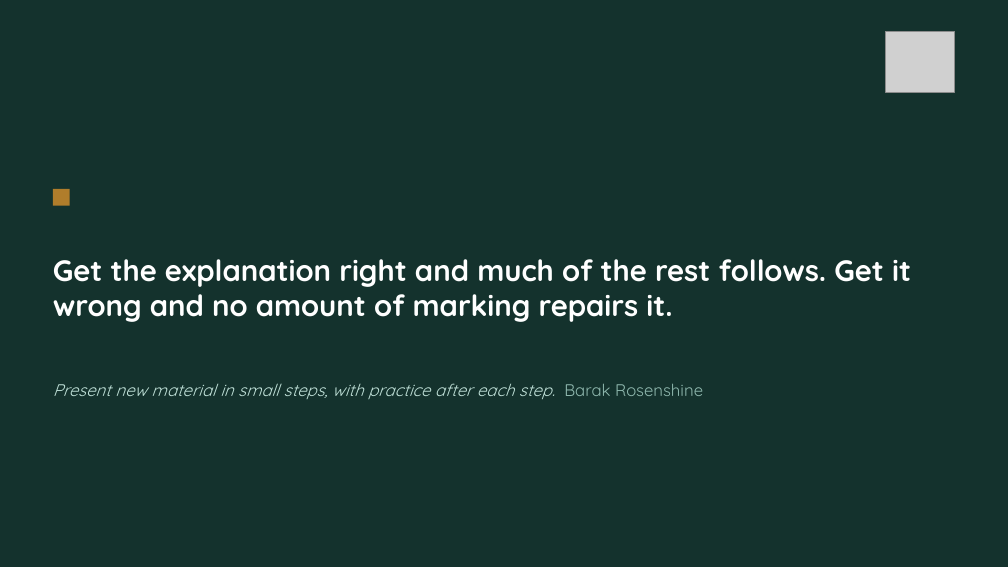
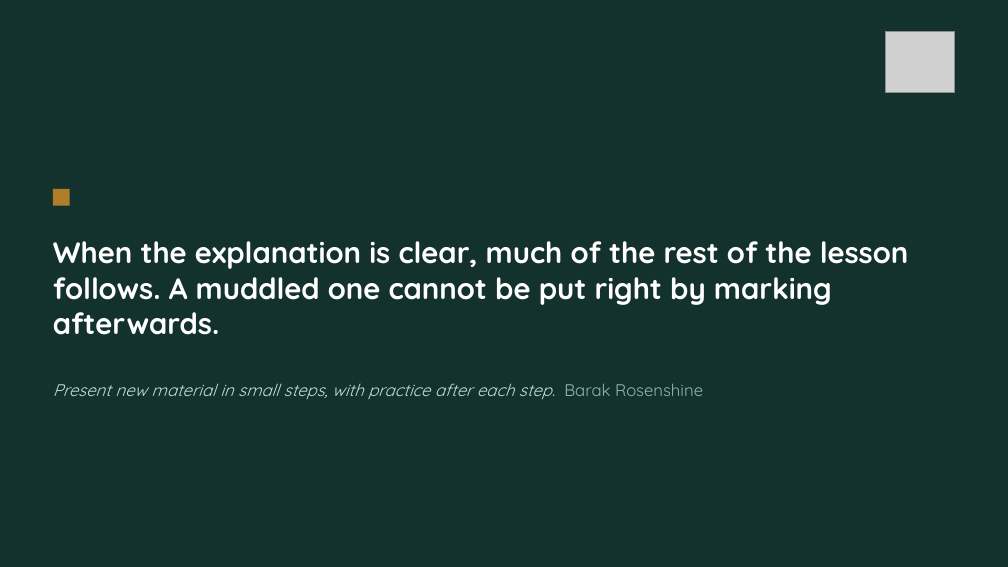
Before and after one commit to NSWLTandL/teachinglearninghub, a slide deck: slide 5 of Pillar3-Instruction-and-Modelling-facilitator-deck.pptx. Drawn at 1008x567 pixels with LibreOffice and Linux fonts; fonts in the diff are those of the drawing; grey boxes stand for pictures. Boxes give left, top, right and bottom in pixels: in the first picture for what was removed or moved away, otherwise in the second. Text is boxed around its words. In the diff, an @@ line names an element or a change of style, - is before the commit and + after.

```diff
--- a/Pillar3-Instruction-and-Modelling-facilitator-deck.pptx
+++ b/Pillar3-Instruction-and-Modelling-facilitator-deck.pptx
@@ text at bbox=[53, 241, 909, 335]: text changed @@
-Get the explanation right and much of the rest follows. Get it wrong and no amount of marking repairs it.
+When the explanation is clear, much of the rest of the lesson follows. A muddled one cannot be put right by marking afterwards.
```
Also in this commit, not shown: 3 other slides changed, 13 other files.
